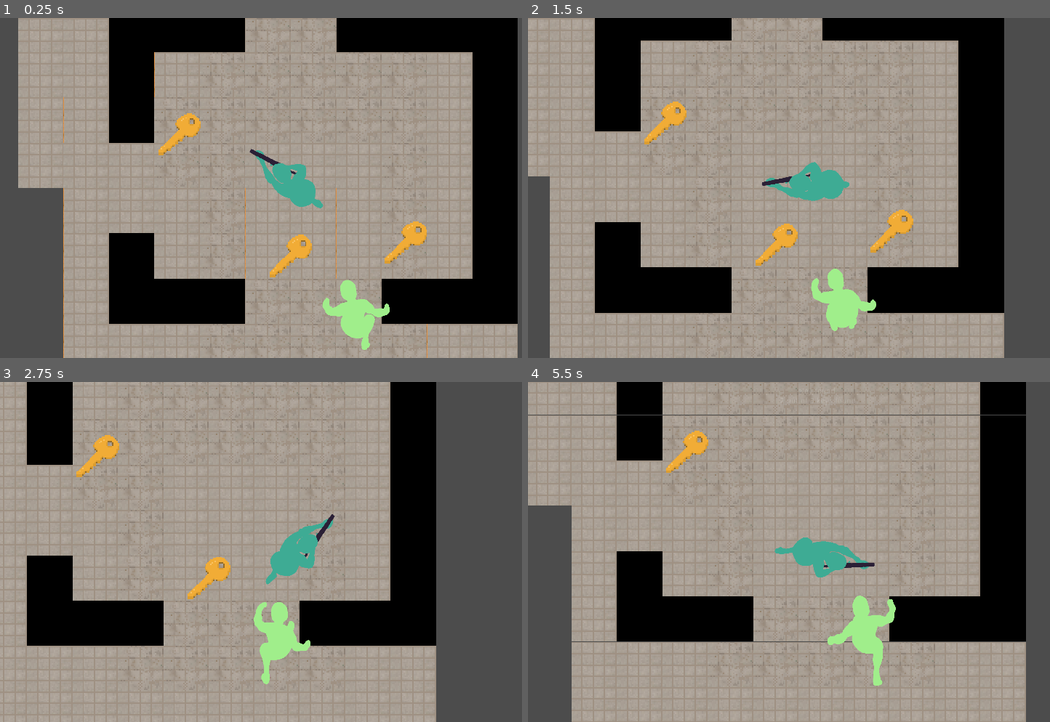
Above: before the commit, frames 1-4 (two rows, left to right).
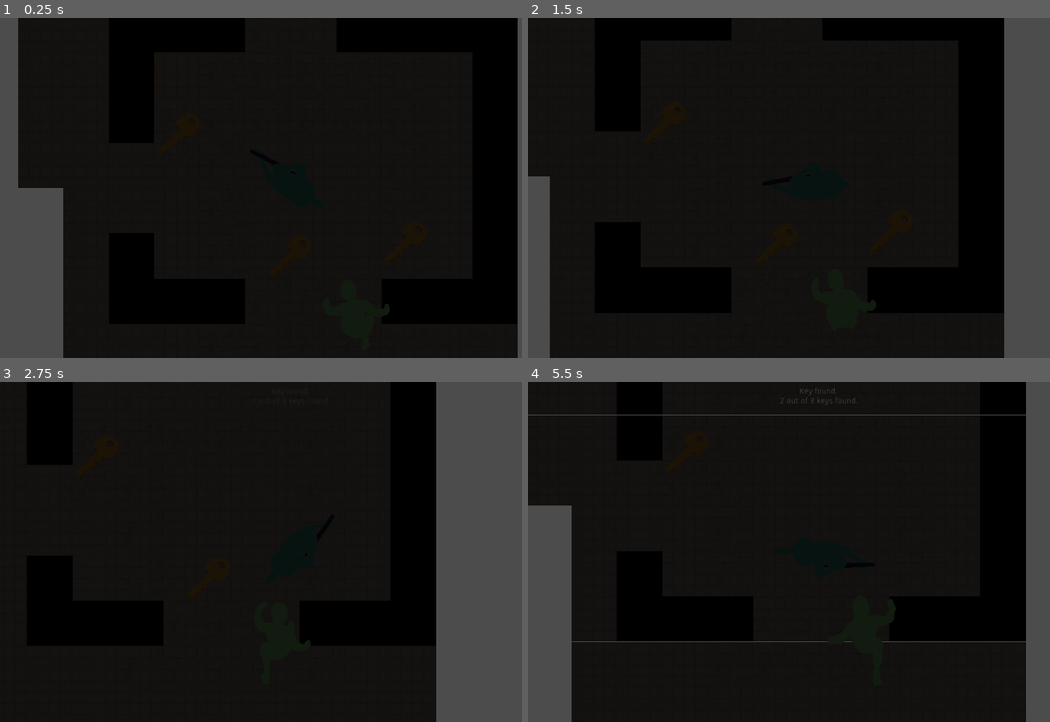
Above: after the commit, the same moments.

Repository: ZeeHatcher/project-vlastos
Game: Godot game, scene res://scenes/main.tscn
Two runs of this game, one before a commit and one after it. Both use one fixed random seed, a clock stepped at 60 frames per second and the inputs below.
Inputs (mouse positions are in pixels of both pictures, inside the frame that each line leads up to):
- Up to frame 1 (0.25 s): no input
- Up to frame 2 (1.5 s): tap Enter at 0.5 s; move the mouse to (945, 171) at 0.52 s; press the mouse at (945, 171) at 0.53 s; hold D (right) 0.53-1.28 s; move the mouse to (700, 205) at 1.27 s; release the mouse at (700, 205) at 1.28 s; hold S (down) from 1.28 s (still down); click (700, 205) at 1.35 s
- Up to frame 3 (2.75 s): move the mouse to (349, 477) at 2.02 s; release S (down) at 2.03 s; press the mouse at (349, 477) at 2.03 s; hold D (right) from 2.03 s (still down)
- Up to frame 4 (5.5 s): move the mouse to (789, 620) at 2.77 s; release D (right) at 2.78 s; release the mouse at (789, 620) at 2.78 s; hold W (up) 2.78-3.53 s; click (789, 620) at 2.85 s; move the mouse to (992, 603) at 3.52 s; press the mouse at (992, 603) at 3.53 s; hold A (left) 3.53-5.03 s; move the mouse to (642, 501) at 4.27 s; release the mouse at (642, 501) at 4.28 s; click (642, 501) at 4.35 s; move the mouse to (846, 552) at 5.02 s; press the mouse at (846, 552) at 5.03 s; hold S (down) from 5.03 s (still down)

The runs differ from the first frame. In frame 1, 69% of the frame differs, in the area x 3-100%, y 0-100%; in frame 2, 69%; in frame 3, 68%; in frame 4, 74%, in the area x 0-96%, y 0-100%.

Commit message:
add canvas_modulate

Diff:
--- a/scenes/main.tscn
+++ b/scenes/main.tscn
@@ -83,5 +83,8 @@
 [node name="Enemy" parent="." instance=ExtResource( 2 )]
 position = Vector2( 234, 471 )
 
+[node name="CanvasModulate" type="CanvasModulate" parent="."]
+color = Color( 0.113725, 0.113725, 0.113725, 1 )
+
 [connection signal="body_entered" from="Exit" to="." method="_on_Exit_body_entered"]
 [connection signal="dead" from="Player" to="." method="_on_Player_dead"]
